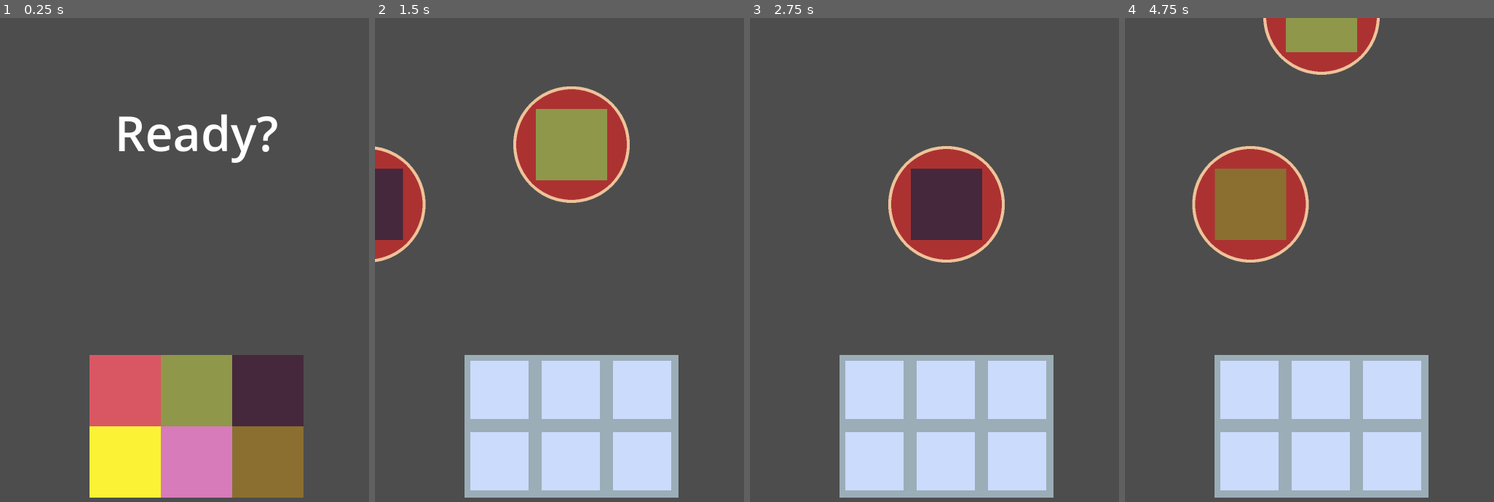
Above: before the commit, frames 1-4 (left to right).
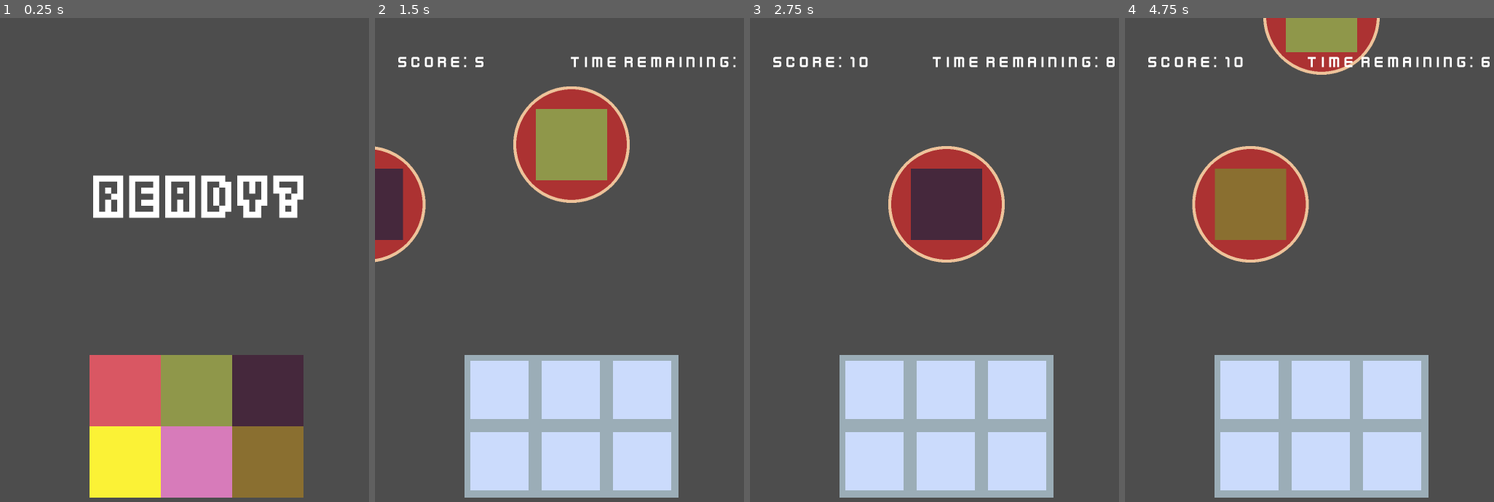
Above: after the commit, the same moments.

Repository: msanatan/EasyPizza
Game: Godot game, scene res://levels/main/game.tscn
Two runs of this game, one before a commit and one after it. Both use one fixed random seed, a clock stepped at 60 frames per second and the inputs below.
Inputs (mouse positions are in pixels of both pictures, inside the frame that each line leads up to):
- Up to frame 1 (0.25 s): no input
- Up to frame 2 (1.5 s): tap Enter at 0.5 s; move the mouse to (500, 390) at 0.52 s; click (500, 390) at 0.6 s; move the mouse to (570, 390) at 1.27 s; click (570, 390) at 1.35 s
- Up to frame 3 (2.75 s): move the mouse to (1019, 390) at 2.02 s; click (1019, 390) at 2.1 s
- Up to frame 4 (4.75 s): move the mouse to (1250, 463) at 2.77 s; click (1250, 463) at 2.85 s; move the mouse to (1320, 463) at 3.52 s; click (1320, 463) at 3.6 s; move the mouse to (1394, 463) at 4.27 s; click (1394, 463) at 4.35 s

The runs differ from the first frame. In frame 1, 4.4% of the frame differs, in the area x 25-83%, y 19-42%; in frame 2, 0.7%; in frame 3, 0.8%; in frame 4, 0.8%.

Commit message:
Display score and time remaining on screen
The timer now goes every 2nd, so the user can get updated on how much time they have remaining.

Diff:
--- a/levels/main/game.gd
+++ b/levels/main/game.gd
@@ -14,6 +14,8 @@
 
 @onready var ingredients_container: Node2D = $IngredientsContainer
 @onready var ready_label: Label = $HUD/ReadyLabel
+@onready var score_label: Label = $HUD/ScoreLabel
+@onready var time_remaining_label: Label = $HUD/TimeRemainingLabel
 @onready var game_timer: Timer = $GameTimer
 
 var current_state: GameState = GameState.READY
@@ -26,6 +28,7 @@
 var pizzas: Array[Pizza]
 var current_pizza_index: int
 var remaining_guesses: int
+var remaining_time: int
 
 
 func _ready():
@@ -34,17 +37,20 @@
 	ingredient_data.shuffle()
 	setup_ingredients()
 	setup_pizzas()
-	game_timer.wait_time = round_duration_seconds
-	game_timer.start()
 
 
 func _input(event):
 	if current_state == GameState.READY and Input.is_action_just_pressed("click"):
 		current_state = GameState.PLAYING
-		ready_label.hide()
 		# Make every ingredient active so they can react to the user selection
 		for ingredient in available_ingredients:
 			ingredient.set_is_playing(true)
+		remaining_time = round_duration_seconds
+		game_timer.start()
+		ready_label.hide()
+		score_label.text = "Score: %d" % score
+		score_label.show()
+		time_remaining_label.show()
 		begin_round()
 
 
@@ -139,9 +145,9 @@
 			break
 
 	if is_correct:
+		print("Found a matching ingredient! New score is %d" % score)
 		score += score_increment
-		print("Found a matching ingredient! New score is %d" % score)
-		# TODO: Do something to show that they got it right
+		score_label.text = "Score: %d" % score
 	else:
 		print("%s is not on the pizza! New score is %d" % [ingredient_name, score])
 
@@ -151,8 +157,16 @@
 
 
 func _on_game_timer_timeout():
-	print("Game is over!")
-	# End the game because the
-	current_state = GameState.ROUND_OVER
-	for ingredient in available_ingredients:
-		ingredient.set_is_playing(false)
+	remaining_time -= 1
+	time_remaining_label.text = "Time Remaining: %d" % remaining_time
+
+	if remaining_time == 0:
+		game_timer.stop()
+		current_state = GameState.ROUND_OVER
+		for ingredient in available_ingredients:
+			ingredient.set_is_playing(false)
+
+
+## If the user wants to play again, reload the scene
+func reload() -> void:
+	get_tree().reload_current_scene()
--- a/levels/main/game.tscn
+++ b/levels/main/game.tscn
@@ -1,8 +1,10 @@
-[gd_scene load_steps=4 format=3 uid="uid://dxp5s1pwqmlg2"]
+[gd_scene load_steps=6 format=3 uid="uid://dxp5s1pwqmlg2"]
 
 [ext_resource type="Script" path="res://levels/main/game.gd" id="1_ey8fq"]
 [ext_resource type="PackedScene" uid="uid://ba4wxpnile4r0" path="res://ingredients/ingredient/ingredient.tscn" id="2_e1ilo"]
 [ext_resource type="PackedScene" uid="uid://11imkwjsocn7" path="res://pizza/pizza.tscn" id="3_yf4nk"]
+[ext_resource type="Theme" uid="uid://ddy7f277tnjo5" path="res://assets/themes/fonts/game-title.tres" id="4_vkhoa"]
+[ext_resource type="Theme" uid="uid://o8k6uollg46x" path="res://assets/themes/fonts/hud-text.tres" id="5_ctld7"]
 
 [node name="Game" type="Node2D"]
 script = ExtResource("1_ey8fq")
@@ -21,18 +23,44 @@
 anchors_preset = 5
 anchor_left = 0.5
 anchor_right = 0.5
-offset_left = -225.0
-offset_top = 224.0
-offset_right = 225.0
-offset_bottom = 405.0
+offset_left = -284.0
+offset_top = 384.0
+offset_right = 310.0
+offset_bottom = 582.0
 grow_horizontal = 2
 size_flags_horizontal = 4
-theme_override_font_sizes/font_size = 132
+theme = ExtResource("4_vkhoa")
 text = "Ready?"
+horizontal_alignment = 1
+vertical_alignment = 1
+
+[node name="ScoreLabel" type="Label" parent="HUD"]
+visible = false
+offset_left = 64.0
+offset_top = 96.0
+offset_right = 257.0
+offset_bottom = 141.0
+theme = ExtResource("5_ctld7")
+text = "Score: "
+
+[node name="TimeRemainingLabel" type="Label" parent="HUD"]
+visible = false
+anchors_preset = 1
+anchor_left = 1.0
+anchor_right = 1.0
+offset_left = -496.0
+offset_top = 96.0
+offset_right = -64.0
+offset_bottom = 141.0
+grow_horizontal = 0
+theme = ExtResource("5_ctld7")
+text = "Time Remaining: "
 
 [node name="IngredientsContainer" type="Node2D" parent="."]
 position = Vector2(540, 1024)
 
 [node name="GameTimer" type="Timer" parent="."]
 
+[node name="GameOverMenu" type="CanvasLayer" parent="."]
+
 [connection signal="timeout" from="GameTimer" to="." method="_on_game_timer_timeout"]
